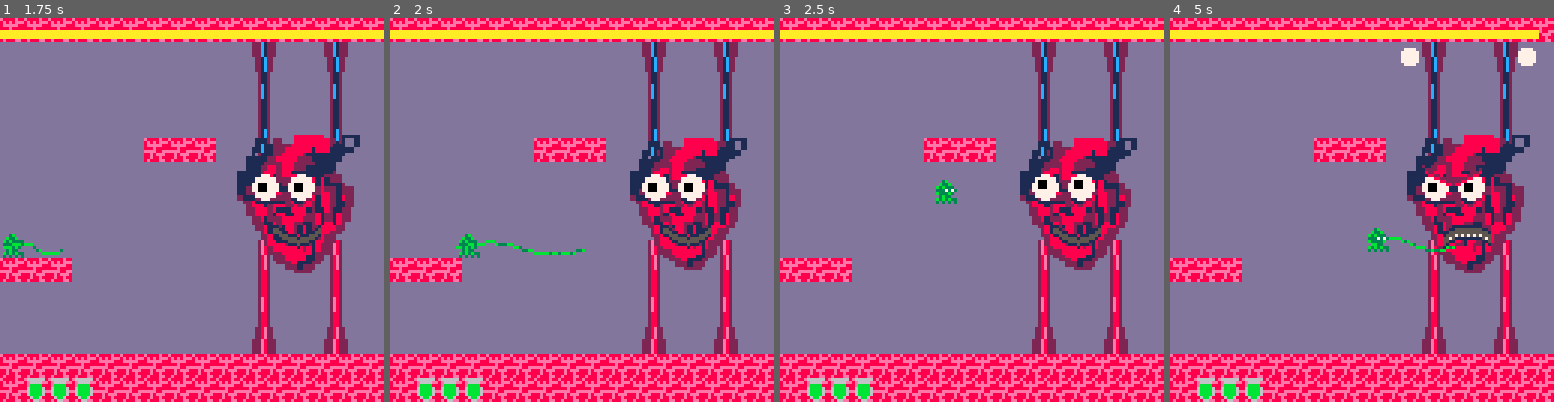
Above: before the commit, frames 1-4 (left to right).
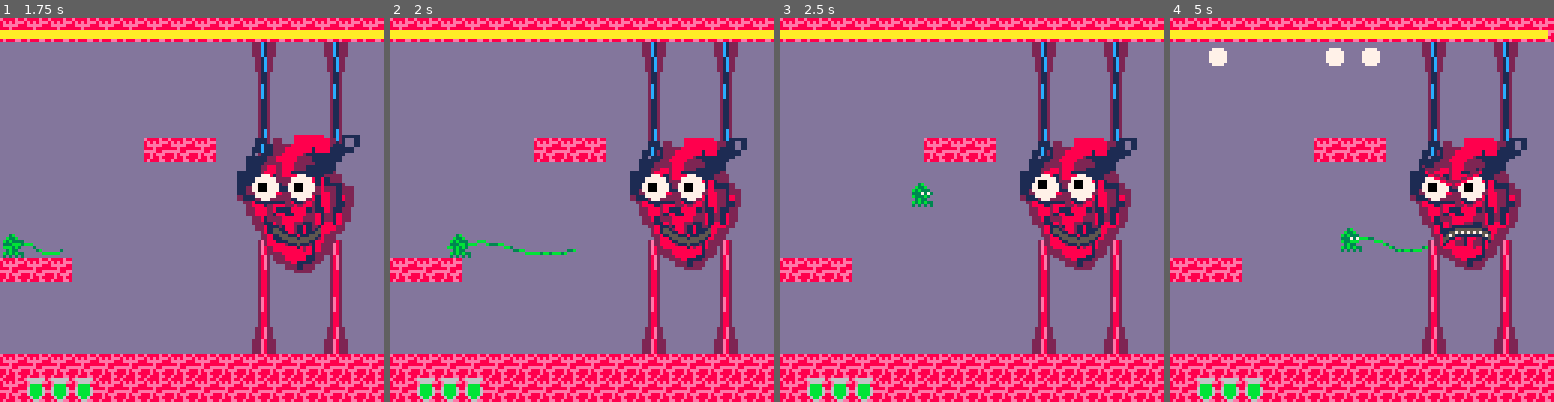
Above: after the commit, the same moments.

Repository: Von-dy/Game_Design_Final_Project
Game: PICO-8 cartridge current_build.p8
Same seed, same stepped clock (60 frames per second), same inputs: the game is played once before the commit and once after it.
Inputs:
- Up to frame 1 (1.75 s): tap X (X key) at 0.33, 1.07 s; tap O (Z key) at 0.7, 1.7 s; hold Right from 1.6 s (still down)
- Up to frame 2 (2 s): keep holding Right; tap X (X key) at 1.85 s
- Up to frame 3 (2.5 s): release Right at 2.1 s; tap O (Z key) at 2.1 s; hold Up 2.15-2.42 s; hold Right from 2.47 s (still down)
- Up to frame 4 (5 s): tap O (Z key) every 0.4 s from 2.5 to 4.9 s; tap X (X key) at 2.97, 4.08 s; release Right at 3.03 s; hold Left 3.08-3.58 s; hold Down 3.63-3.97 s; hold Right 4.02-4.68 s; hold Up from 4.73 s (still down)

Frame 1 is identical in both runs. In frame 2, 0.6% of the frame differs, in the area x 14-51%, y 56-63%; in frame 3, 0.5%; in frame 4, 3.7%, in the area x 10-99%, y 3-67%.

Commit message:
movement

Diff:
--- a/current_build.p8
+++ b/current_build.p8
@@ -469,16 +469,16 @@
 
  --inertia
  if dx > 0 then
-  dx-=0.06
+  dx-=0.1
  elseif dx < 0 then
-  dx+=0.06
+  dx+=0.1
  end
  if dx > -0.06 and dx < 0.06 then
   dx=0
  end
 
  --horizontal movement
- if not (solid(x+dx,y+dy) or solid(x+7+dx,y+dy) or solid(x+7+dx,y+6+dy) or solid(x+dx,y+6+dy)) then
+ if not (solid(x+dx,y+dy) or solid(x+7+dx,y+dy) or solid(x+7+dx,y+6.5+dy) or solid(x+dx,y+6.5+dy)) then
   if player.state==1 then
    x+=(dx/2+dx/4)
   else
@@ -491,10 +491,15 @@
  end
  --ground bounce
  if y>105 then
- y=104
+  y=104
+ end
+ if solid(x,y+7) or solid(x+7,y+7) then
+  y-=0.1
  end
  --update vars
- player.x=x
+ if not (x<0 or x>122) then
+  player.x=x
+ end
  player.y=y
  player.dx=dx
  player.dy=dy
